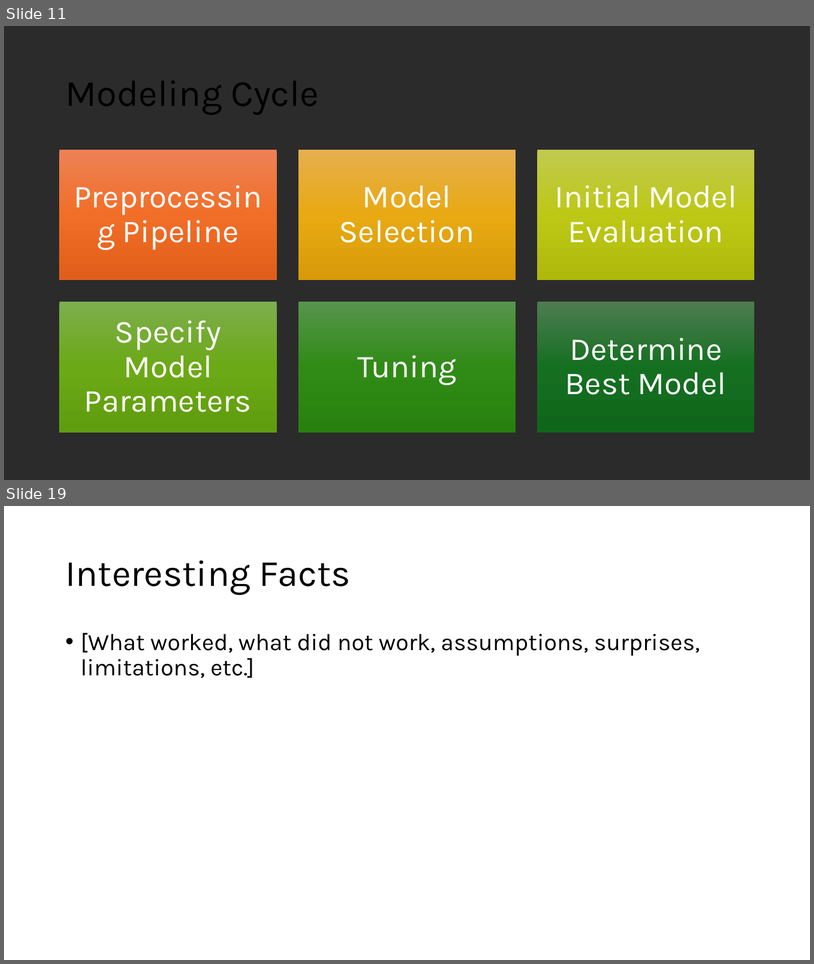
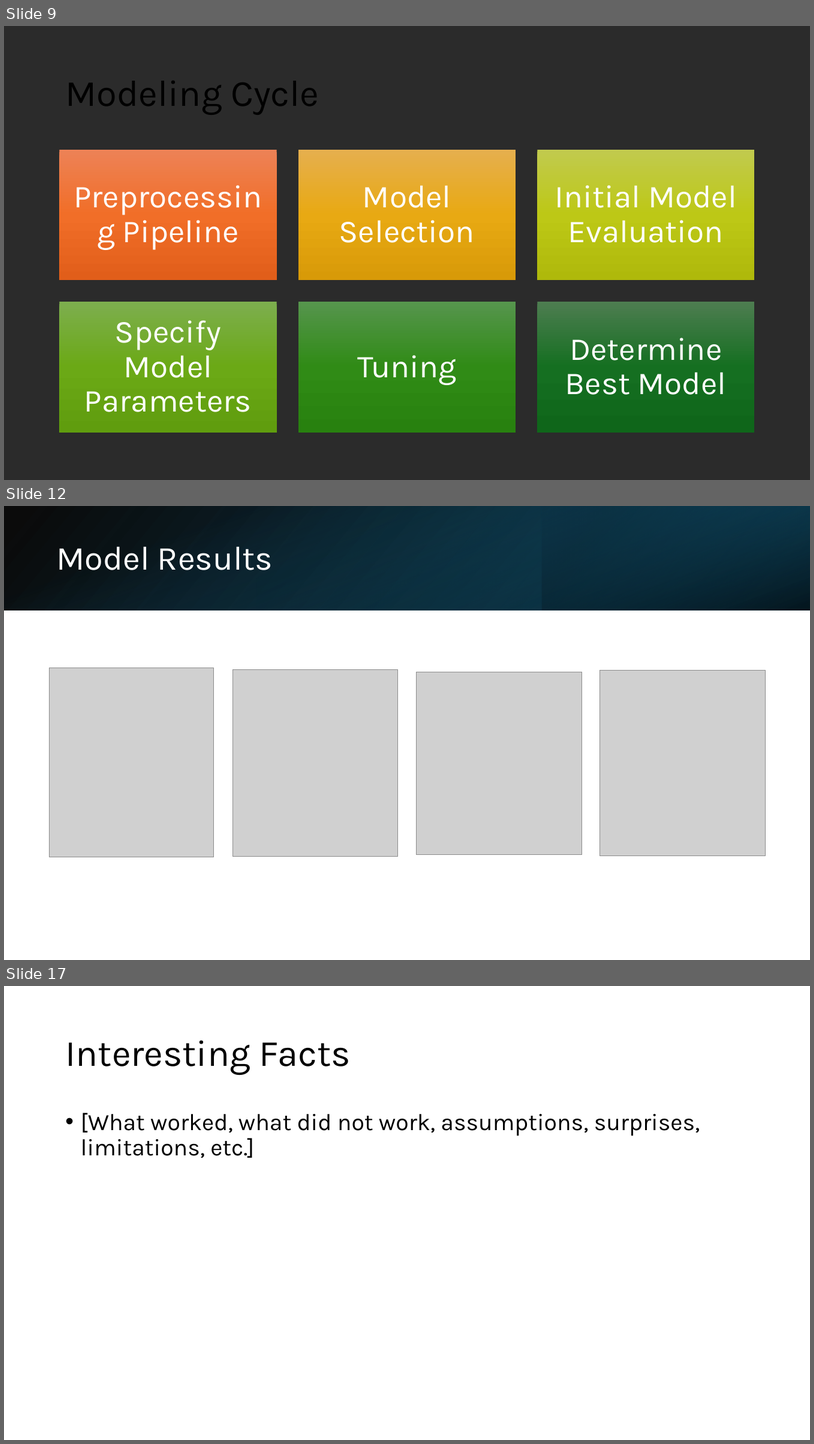
Before and after one commit to tkoche3/ISDS7075, a slide deck: ISDS 7075 Final Presentation.pptx. Shown one above the other, each under a label of ours: slides 11 and 19 before the commit, slides 9, 12 and 17 after it; the slides between them are not shown. The pictures are 814x964 and 814x1444 pixels, drawn with LibreOffice and Linux fonts; fonts in the diff are those of the drawing; grey boxes stand for pictures; background and template pictures are left out; a plain dark background stands for a picture behind light text. Boxes give left, top, right and bottom in pixels: in the first picture for what was removed or moved away, otherwise in the second. Text is boxed around its words. In the diff, an @@ line names an element or a change of style, - is before the commit and + after.

```diff
--- a/ISDS 7075 Final Presentation.pptx
+++ b/ISDS 7075 Final Presentation.pptx
@@ slide 12 added at bbox=[4, 506, 810, 960], background #FFFFFF @@
@@ rectangle added at bbox=[4, 506, 810, 610], fill gradient #000000 to #104862 @@
@@ rectangle added at bbox=[4, 507, 810, 610], fill gradient #156082 to #000000 @@
@@ rectangle added at bbox=[257, 506, 542, 610], fill gradient #156082 to #0B3041 @@
@@ rectangle added at bbox=[542, 506, 810, 610], fill gradient #0B3041 to #156082 @@
@@ title added at bbox=[56, 546, 273, 570], 40 pt, text #FFFFFF @@
+Model Results
@@ picture added at bbox=[49, 667, 213, 857] @@
@@ picture added at bbox=[233, 669, 398, 856] @@
@@ picture added at bbox=[417, 672, 582, 855] @@
@@ picture added at bbox=[600, 670, 766, 856] @@
@@ what was slide 11 is now slide 9 @@
@@ what was slide 19 is now slide 17 @@
```
Also in this commit, not shown: 12 slides changed, 1 other slide added, 4 slides removed.
